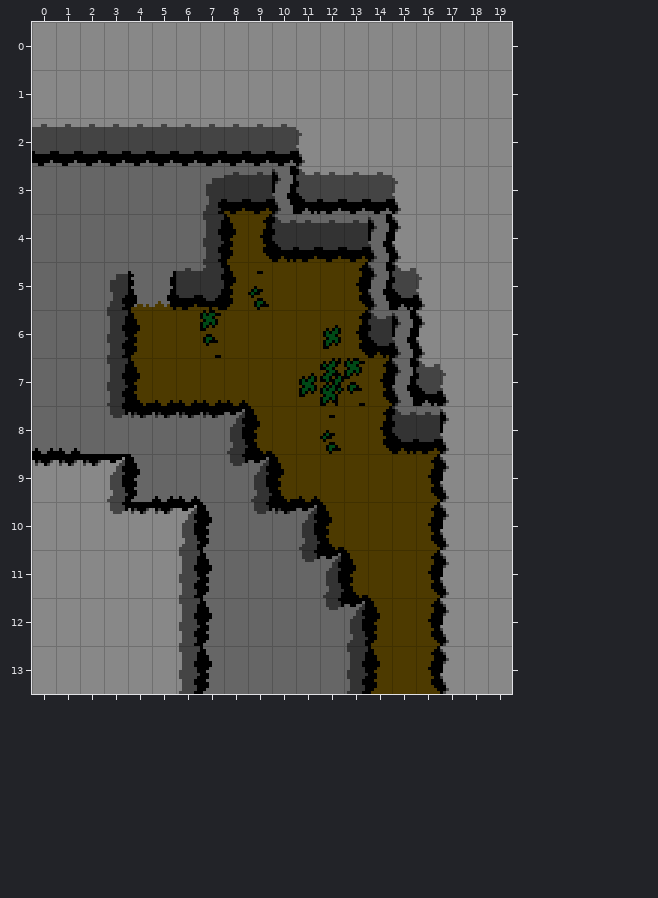
An edit to a level. Tiled map, tiled/hills_room_13.tmx. This is how it looked before the edit.
Cells are 8x16 px. Shown: x 0..19, y 0..13.
And afterwards:
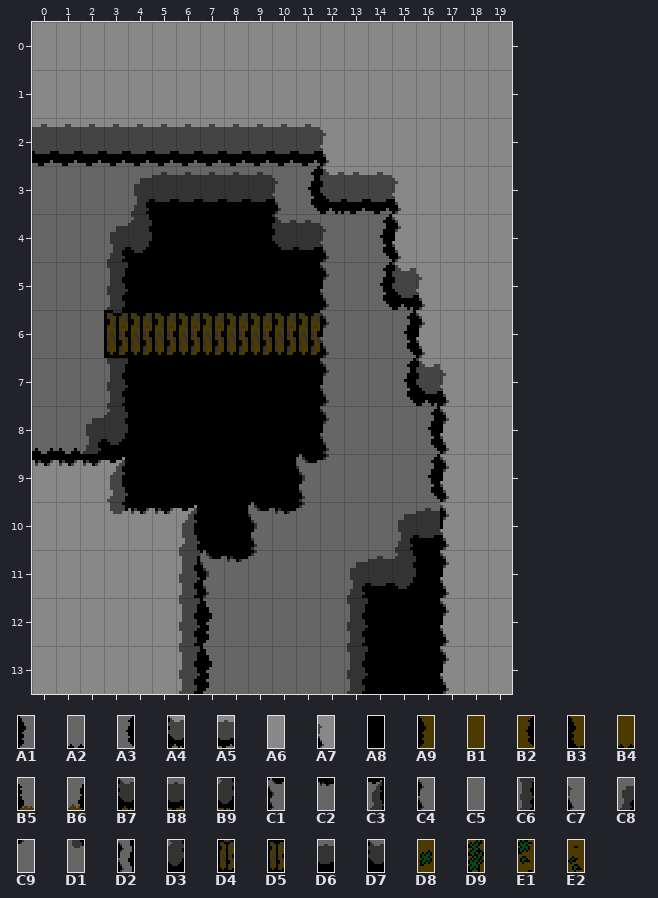
Key: from "hills_high": A1 0, A2 1, A3 2, A4 3, A5 4, A6 10, A7 12, A8 17; from "hills_ledges": A9 0, B1 1, B2 2, B3 3, B4 4, B5 6, B6 7, B7 18, B8 19, B9 20, C1 21, C2 22, C3 23, C4 24, C5 25, C6 26, C7 27, C8 28, C9 29, D1 30, D2 34, D3 35, D4 36, D5 37, D6 41, D7 42; from "hills_veg": D8 0, D9 1, E1 2, E2 3.
__ is an empty cell, .. an unchanged one.
What changed:
--- layer "Tile Layer 1"
@@ x 2..16 @@
- 2 .. .. .. .. .. .. .. .. .. A7 A6 .. .. .. ..
- 3 .. .. C5 C5 C5 C8 B8 B8 D2 A4 A5 .. .. .. ..
- 4 .. C5 C5 C5 C5 C6 A9 B2 B7 B8 B8 B8 D2 .. ..
- 5 .. C8 B5 B6 B8 B9 A9 E2 B1 B1 B1 B2 D2 .. ..
- 6 .. C6 A9 B1 B1 E1 B1 B1 B1 B1 D8 B2 B7 D2 ..
- 7 .. .. B3 B4 B4 B4 B4 B1 B1 D8 D9 E1 B2 D2 ..
- 8 C5 D1 C2 C2 C2 C2 C3 B3 B1 B1 E2 B1 B2 B7 B8
- 9 .. .. A1 A2 A2 C5 D1 C3 B3 B4 B1 B1 B1 B1 B2
-10 .. .. .. .. .. A1 C5 D1 .. C3 B3 B1 B1 B1 B2
-11 .. .. .. .. .. A1 C5 C5 .. D1 C3 B3 B1 B1 B2
-12 .. .. .. .. .. .. .. .. .. .. D1 C3 A9 B1 B2
-13 .. .. .. .. .. .. .. .. .. .. .. .. A9 B1 B2
+ 2 .. .. .. .. .. .. .. .. .. A5 A7 .. .. .. ..
+ 3 .. .. C8 D6 D6 D6 D6 D6 C7 A3 A4 .. .. .. ..
+ 4 .. C8 D3 A8 A8 A8 A8 A8 D7 D6 C7 C5 A3 .. ..
+ 5 .. C6 A8 A8 A8 A8 A8 A8 A8 A8 C4 C5 A3 .. ..
+ 6 .. D4 D5 D5 D5 D5 D5 D5 D5 D5 C4 C5 C5 A3 ..
+ 7 .. .. A8 A8 A8 A8 A8 A8 A8 A8 C4 C5 C5 A3 ..
+ 8 C8 D3 A8 A8 A8 A8 A8 A8 A8 A8 C4 C5 C5 C5 A3
+ 9 .. .. A8 A8 A8 A8 A8 A8 A8 C1 C9 C5 C5 C5 A3
+10 .. .. .. .. .. A8 A8 C1 .. C9 C5 C5 C5 C8 D6
+11 .. .. .. .. .. C1 C2 C9 .. C5 C5 C8 D6 D3 A8
+12 .. .. .. .. .. .. .. .. .. .. C5 C6 A8 A8 A8
+13 .. .. .. .. .. .. .. .. .. .. .. .. A8 A8 A8
